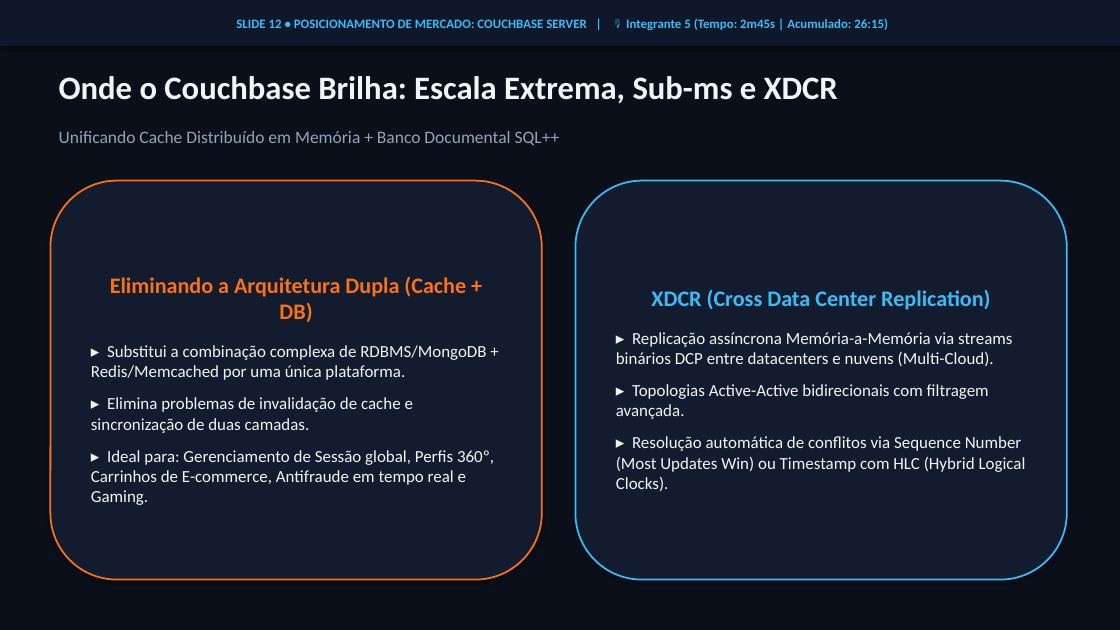
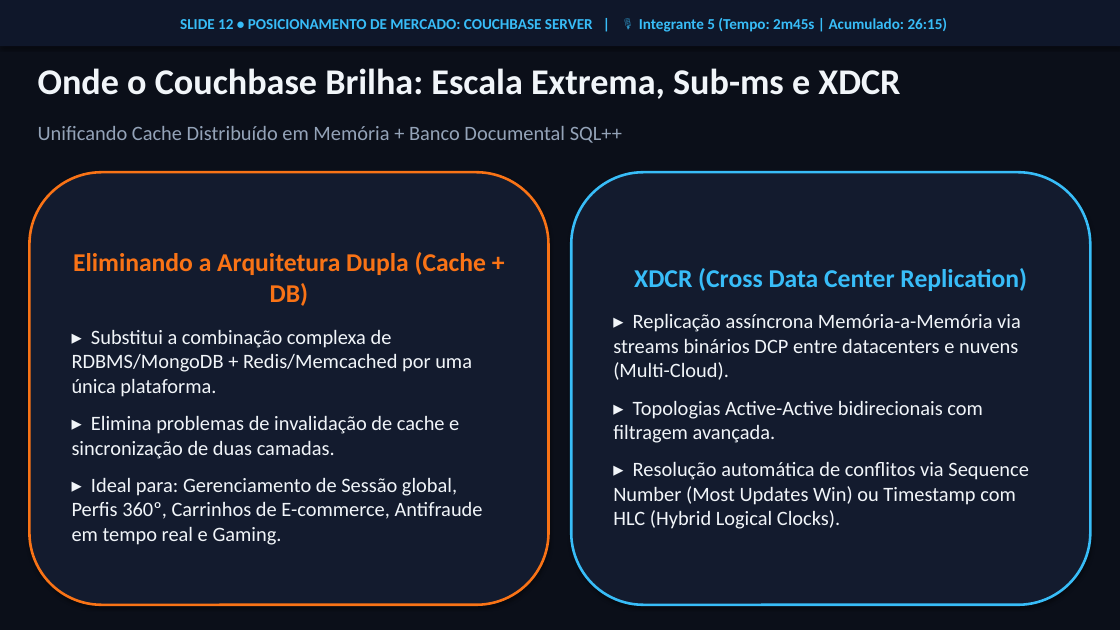
Before and after one commit to PHLopesvc07/ApresentacaoBD, a slide deck: slide 12 of Apresentacao_CouchDB_vs_Couchbase.pptx. Drawn at 1120x630 pixels with LibreOffice and Linux fonts; fonts in the diff are those of the drawing. Boxes give left, top, right and bottom in pixels: in the first picture for what was removed or moved away, otherwise in the second. Text is boxed around its words. In the diff, an @@ line names an element or a change of style, - is before the commit and + after.

Commit message:
style: reescalona fontes, margens e contraste para exibicao em TV de 50 polegadas em sala cheia

```diff
--- a/Apresentacao_CouchDB_vs_Couchbase.pptx
+++ b/Apresentacao_CouchDB_vs_Couchbase.pptx
@@ rectangle "SLIDE 12 • POSICIONAMENTO DE ..." at box(0, 0, 1120, 46): size 11 to 13 pt @@
@@ text "Onde o Couchbase Brilha: Escala ...": place and size @@
-text "Onde o Couchbase Brilha: Escala ..." at box(59, 76, 838, 104)
+text "Onde o Couchbase Brilha: Escala ..." at box(38, 68, 900, 99)
@@ text "Onde o Couchbase Brilha: Escala ..." at box(38, 68, 900, 99): size 28 to 31 pt @@
@@ text "Unificando Cache Distribuído em Memória ...": place and size @@
-text "Unificando Cache Distribuído em Memória ..." at box(59, 131, 560, 146)
+text "Unificando Cache Distribuído em Memória ..." at box(38, 126, 622, 143)
@@ text "Unificando Cache Distribuído em Memória ..." at box(38, 126, 622, 143): size 15 to 17.5 pt @@
@@ rounded rectangle "Eliminando a Arquitetura Dupla (Cache ...": place and size @@
-rounded rectangle "Eliminando a Arquitetura Dupla (Cache ..." at box(50, 181, 542, 580)
+rounded rectangle "Eliminando a Arquitetura Dupla (Cache ..." at box(29, 172, 549, 605)
@@ rounded rectangle "Eliminando a Arquitetura Dupla (Cache ..." at box(29, 172, 549, 605): size 19 to 22 pt in "Eliminando a Arquitetura Dupla (Cache + DB)"; size 14.5 to 17.5 pt in "▸ Substitui a combinação complexa de RDBMS/MongoDB ...", "▸ Elimina problemas de invalidação de cache ...", "▸ Ideal para: Gerenciamento de Sessão global, ..."; more space between paragraphs; outline #F97316 1.5 pt to #F97316 2.2 pt @@
@@ rounded rectangle "XDCR (Cross Data Center Replication)": place and size @@
-rounded rectangle "XDCR (Cross Data Center Replication)" at box(576, 181, 1067, 580)
+rounded rectangle "XDCR (Cross Data Center Replication)" at box(571, 172, 1091, 605)
@@ rounded rectangle "XDCR (Cross Data Center Replication)" at box(571, 172, 1091, 605): size 19 to 22 pt in "XDCR (Cross Data Center Replication)"; size 14.5 to 17.5 pt in "▸ Replicação assíncrona Memória-a-Memória via streams binári ...", "▸ Topologias Active-Active bidirecionais com filtragem avanç ...", "▸ Resolução automática de conflitos via Sequence ..."; more space between paragraphs; outline #38BDF8 1.5 pt to #38BDF8 2.2 pt @@
```
Also in this commit, not shown: 17 other slides changed, 3 other files.
